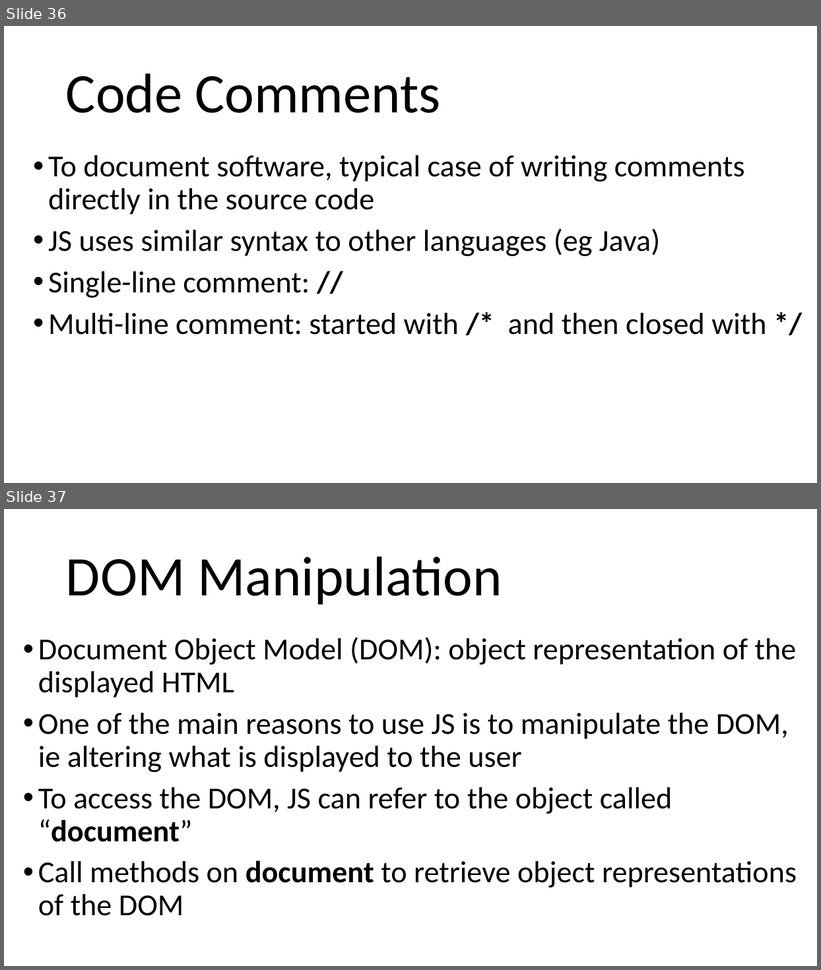
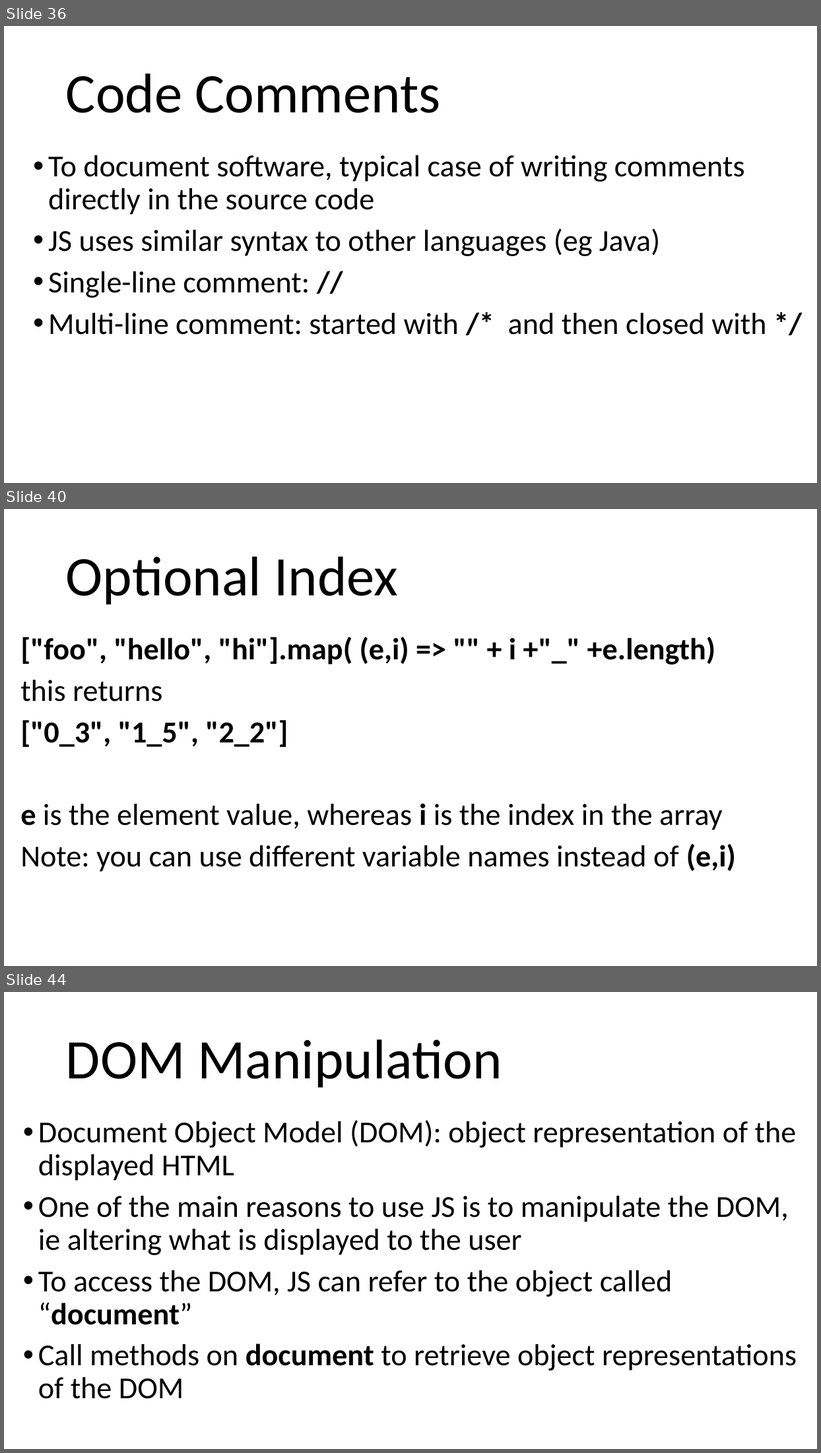
Before and after one commit to arcuri82/web_development_and_api_design, a slide deck: docs/slides/lesson_01.pptx. Shown one above the other, each under a label of ours: slides 36 and 37 before the commit, slides 36, 40 and 44 after it; the slides between them are not shown. The pictures are 821x970 and 821x1453 pixels, drawn with LibreOffice and Linux fonts; fonts in the diff are those of the drawing. Boxes give left, top, right and bottom in pixels: in the first picture for what was removed or moved away, otherwise in the second. Text is boxed around its words. In the diff, an @@ line names an element or a change of style, - is before the commit and + after.

```diff
--- a/docs/slides/lesson_01.pptx
+++ b/docs/slides/lesson_01.pptx
@@ slide 40 added at (x1=4, y1=509, x2=817, y2=966), background #FFFFFF @@
@@ title added at (x1=66, y1=557, x2=398, y2=605), 66 pt, text #000000 @@
+Optional Index
@@ text added at (x1=20, y1=637, x2=736, y2=872), 36 pt, text #000000 @@
+["foo", "hello", "hi"].map( (e,i) => "" + i +"_" +e.length)
+this returns
+["0_3", "1_5", "2_2"]
+e is the element value, whereas i is the index in the array
+Note: you can use different variable names instead of (e,i)
@@ what was slide 37 is now slide 44 @@
```
Also in this commit, not shown: 3 slides changed, 6 other slides added, 1 other file.
